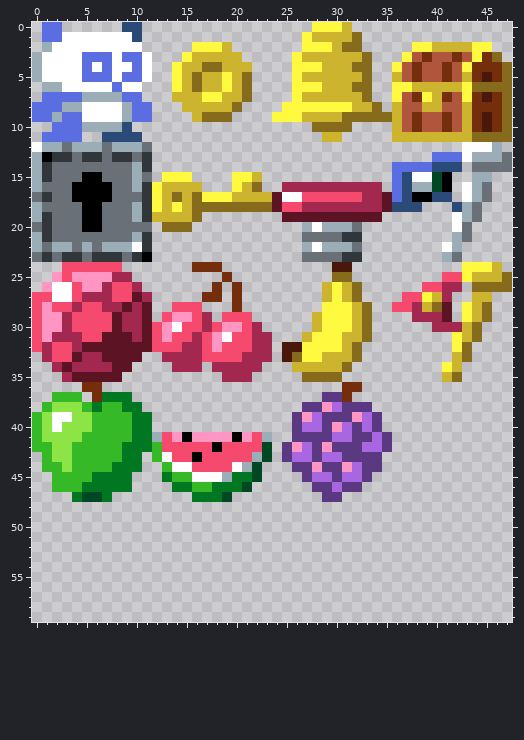
Pixel-art sprite, stored at assets/graphics/objectsheet.png. The first picture shows the starting point.
The file is 48x60 pixels.
Now the later version:
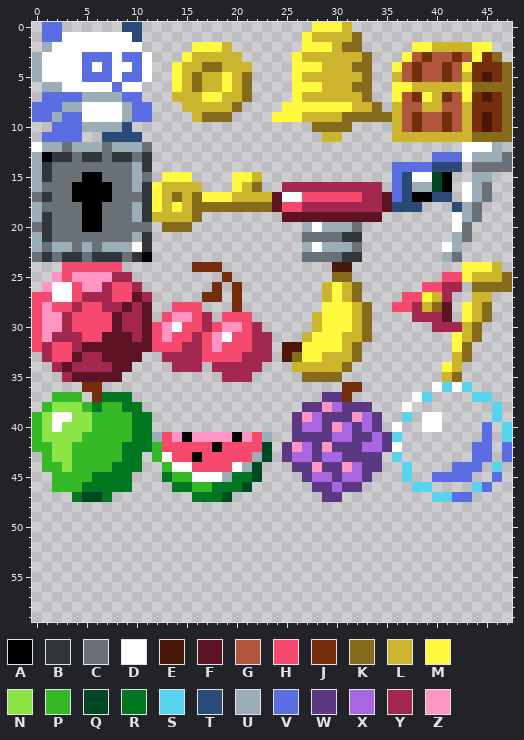
Palette (. is transparent): A #000000  B #31363b  C #6a7077  D #ffffff  E #49180a  F #5c1323  G #af563d  H #f5496d  J #752e0c  K #876b1c  L #cdb42f  M #fff93f  N #8de545  P #36b927  Q #004824  R #007720  S #56d4ee  T #2a4b78  U #9badb7  V #5b6ee1  W #5b3982  X #a867e0  Y #a3284f  Z #ff95c3
The exact change:
y 36: x 40..43 .... -> DSDS
y 37: x 38..39 .. -> DS; x 44..45 .. -> SS
y 38: x 37 . -> D; x 46 . -> S
y 39: x 37 . -> S; x 39..40 .. -> DD; x 46 . -> S
y 40: x 36 . -> D; x 39..40 .. -> DD; x 45 . -> V; x 47 . -> S
y 41: x 36 . -> S; x 45 . -> V; x 47 . -> S
y 42: x 36 . -> D; x 44..45 .. -> VV; x 47 . -> V
y 43: x 36 . -> S; x 44..45 .. -> VV; x 47 . -> V
y 44: x 37 . -> S; x 42..44 ... -> VVV; x 46 . -> S
y 45: x 37 . -> S; x 40..43 .... -> VVVV; x 46 . -> V
y 46: x 38..39 .. -> SS; x 44..45 .. -> SV
y 47: x 40..43 .... -> SSVV
Boxes around the changes in both pictures, in picture pixels (x1, y1, x2, y2):
added: (392, 382, 512, 502)
